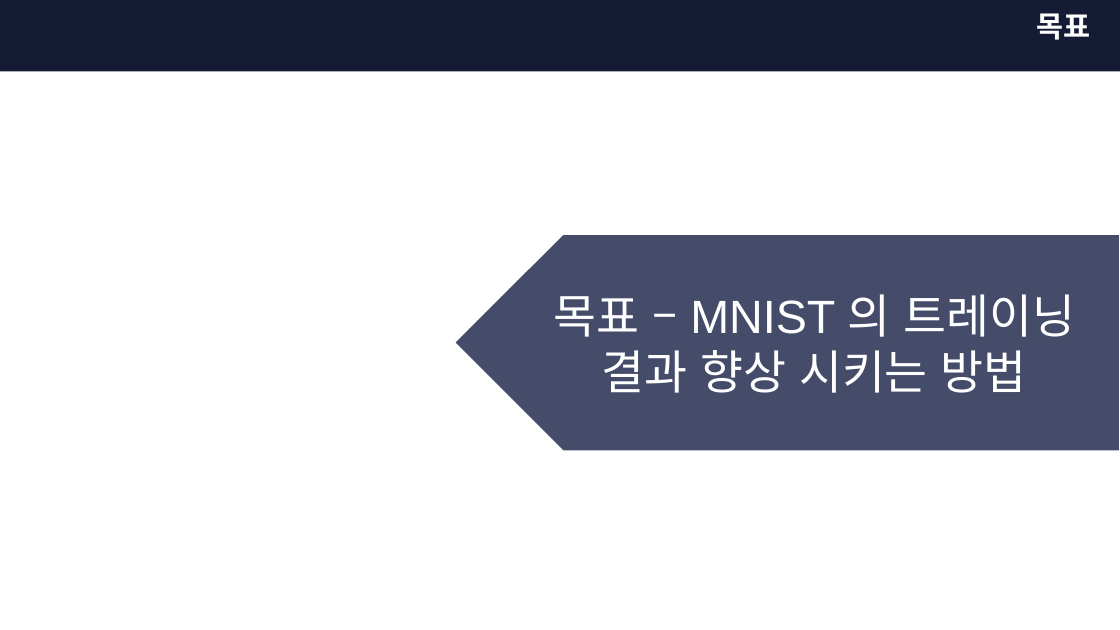
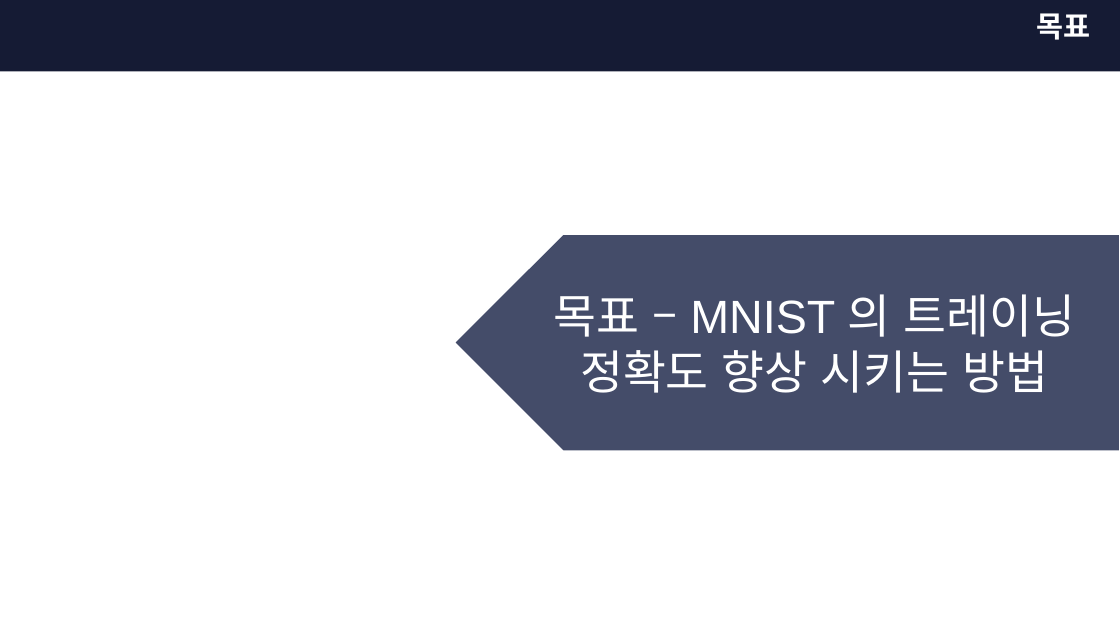
Before and after one commit to devGW/MNIST, a slide deck: slide 3 of ppt/인공지능 MNIST 발표(정건우).pptx. Drawn at 1120x630 pixels with LibreOffice and Linux fonts; fonts in the diff are those of the drawing; background and template pictures are left out; a plain dark background stands for a picture behind light text. Boxes give left, top, right and bottom in pixels: in the first picture for what was removed or moved away, otherwise in the second. Text is boxed around its words. In the diff, an @@ line names an element or a change of style, - is before the commit and + after.

Commit message:
refactor : 정확도 상승
Mnist 정확도 올라가는 과정을 나타내는 그래프 ( tensorboard 이용 )
Tensorboard log file작성

```diff
--- a/ppt/인공지능 MNIST 발표(정건우).pptx
+++ b/ppt/인공지능 MNIST 발표(정건우).pptx
@@ text in pentagon arrow at (553, 294, 1075, 393): text changed @@
-목표 – MNIST 의 트레이닝 결과 향상 시키는 방법
+목표 – MNIST 의 트레이닝 정확도 향상 시키는 방법
```
Also in this commit, not shown: 2 other slides changed, 4 slides added, 4 slides removed, 16 other files.
